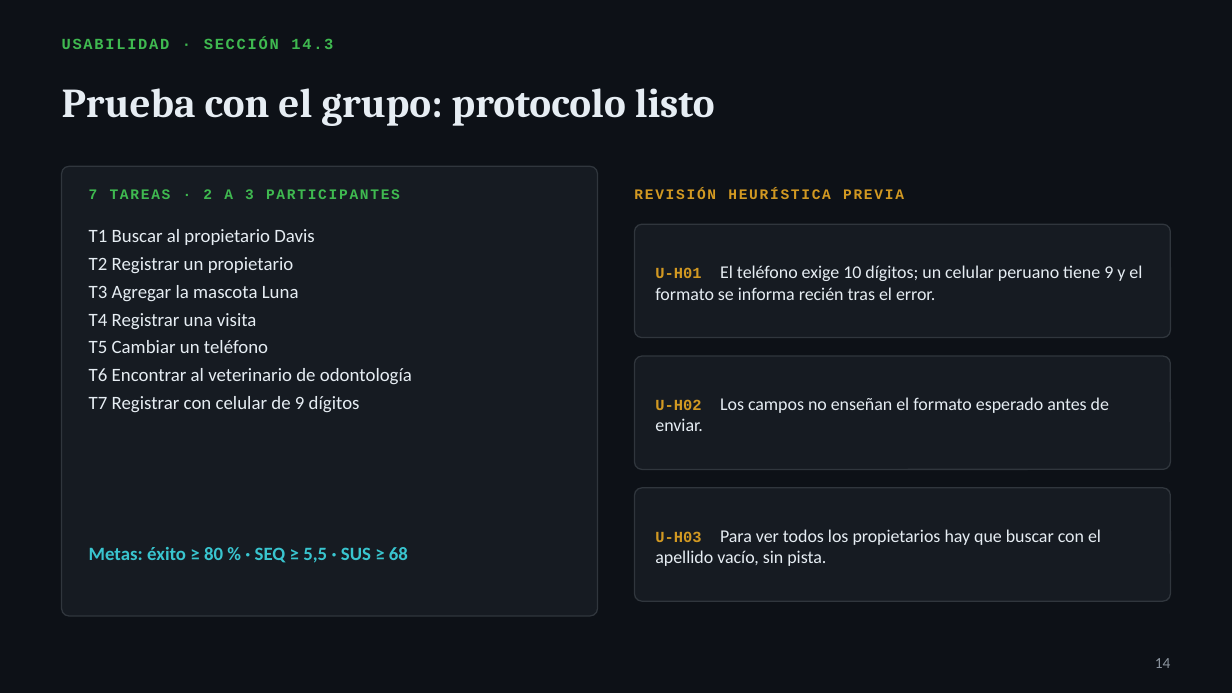
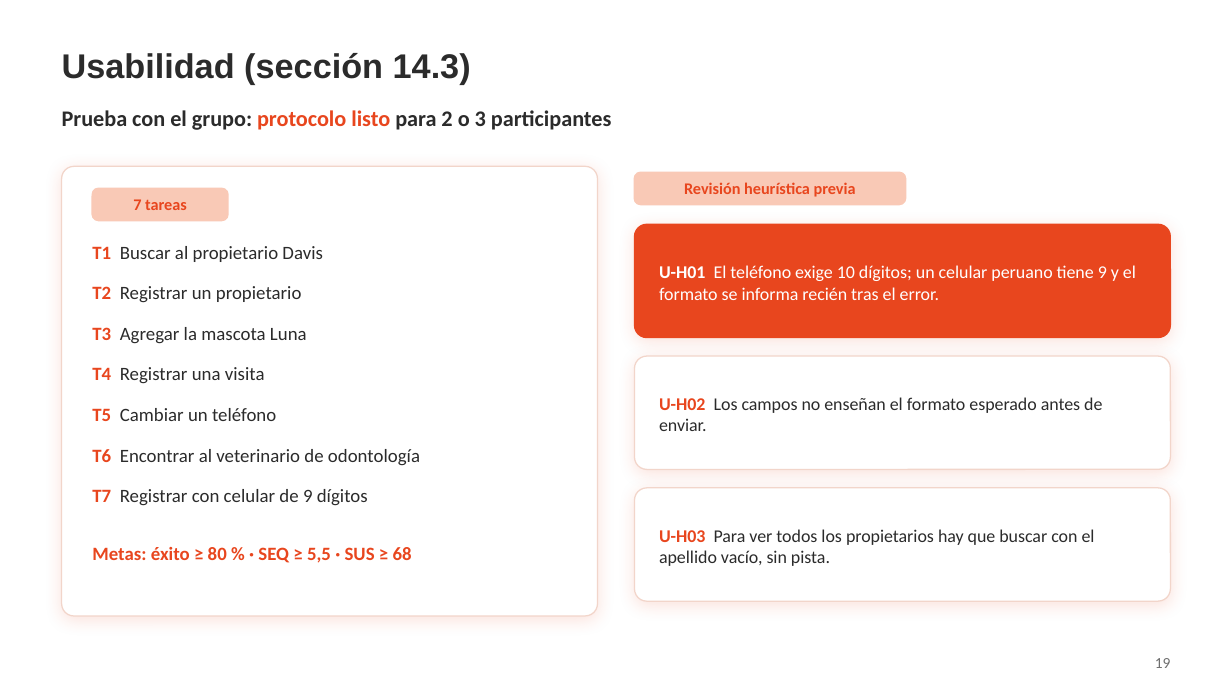
Before and after one commit to Mooneer17/spring-petclinic-apf2, a slide deck: slide 19 of presentacion/APF3_Presentacion.pptx (slide 14 before the commit). Drawn at 1232x693 pixels with LibreOffice and Linux fonts; fonts in the diff are those of the drawing; background and template pictures are left out. Boxes give left, top, right and bottom in pixels: in the first picture for what was removed or moved away, otherwise in the second. Text is boxed around its words. In the diff, an @@ line names an element or a change of style, - is before the commit and + after.

```diff
--- a/presentacion/APF3_Presentacion.pptx
+++ b/presentacion/APF3_Presentacion.pptx
@@ background #0D1117 to picture (left out) @@
@@ title at (x1=62, y1=53, x2=471, y2=84): text changed; size 9 to 20 pt; font Courier New to Arial; text colour #3FB950 to #2B2B2B @@
-USABILIDAD · SECCIÓN 14.3
+Usabilidad (sección 14.3)
@@ text at (x1=62, y1=110, x2=611, y2=130): text changed; size 24 to 13 pt; font Cambria to Calibri; text colour #E6EDF3 to #2B2B2B @@
-Prueba con el grupo: protocolo listo
+Prueba con el grupo: protocolo listo para 2 o 3 participantes
@@ rounded rectangle added at (x1=634, y1=172, x2=906, y2=205), fill #F9C9B6, outline #F9C9B6 1 pt @@
@@ vertical alignment top to middle in 3 elements at (x1=684, y1=182, x2=856, y2=197), (x1=62, y1=53, x2=471, y2=84), (x1=133, y1=199, x2=187, y2=210) @@
@@ rounded rectangle added at (x1=92, y1=188, x2=228, y2=221), fill #F9C9B6, outline #F9C9B6 1 pt @@
@@ text at (x1=133, y1=199, x2=187, y2=210): text changed; size 8.5 to 9.5 pt; font Courier New to Calibri; text colour #3FB950 to #E8461E @@
-7 TAREAS · 2 A 3 PARTICIPANTES
+7 tareas
@@ text at (x1=684, y1=182, x2=856, y2=197): text changed; size 8.5 to 9.5 pt; font Courier New to Calibri; text colour #D29922 to #E8461E @@
-REVISIÓN HEURÍSTICA PREVIA
+Revisión heurística previa
@@ text removed at (x1=89, y1=229, x2=412, y2=412) @@
-T1 Buscar al propietario Davis
-T2 Registrar un propietario
-T3 Agregar la mascota Luna
-T4 Registrar una visita
-T5 Cambiar un teléfono
-T6 Encontrar al veterinario de odontología
-T7 Registrar con celular de 9 dígitos
@@ rounded rectangle at (x1=634, y1=224, x2=1170, y2=338): fill #161B22 to #E8461E; outline #30363D 0.75 pt to #E8461E 0.75 pt; shadow on; proportions changed @@
@@ text "U-H01 El teléfono exige 10 ..." at (x1=659, y1=265, x2=1136, y2=300): size 9 to 10.5 pt, font Courier New to Calibri, text colour #D29922 to #FFFFFF in "U-H01"; text colour #E6EDF3 to #FFFFFF @@
@@ text added at (x1=92, y1=246, x2=323, y2=262), 11 pt, text #2B2B2B @@
+T1 Buscar al propietario Davis
@@ text added at (x1=92, y1=286, x2=302, y2=303), 11 pt, text #2B2B2B @@
+T2 Registrar un propietario
@@ text added at (x1=92, y1=327, x2=307, y2=344), 11 pt, text #2B2B2B @@
+T3 Agregar la mascota Luna
@@ text added at (x1=92, y1=367, x2=265, y2=384), 11 pt, text #2B2B2B @@
+T4 Registrar una visita
@@ text "U-H02 Los campos no enseñan ..." at (x1=659, y1=397, x2=1102, y2=431): size 9 to 10.5 pt, font Courier New to Calibri, text colour #D29922 to #E8461E in "U-H02"; text colour #E6EDF3 to #2B2B2B @@
@@ text added at (x1=92, y1=408, x2=276, y2=421), 11 pt, text #2B2B2B @@
+T5 Cambiar un teléfono
@@ text added at (x1=92, y1=449, x2=420, y2=465), 11 pt, text #2B2B2B @@
+T6 Encontrar al veterinario de odontología
@@ text added at (x1=92, y1=489, x2=368, y2=506), 11 pt, text #2B2B2B @@
+T7 Registrar con celular de 9 dígitos
@@ fill #161B22 to #FFFFFF; outline #30363D 0.75 pt to #F2D5CA 0.75 pt; shadow on; proportions changed in 3 elements at (x1=62, y1=166, x2=598, y2=616), (x1=634, y1=356, x2=1170, y2=469), (x1=634, y1=488, x2=1170, y2=601) @@
@@ text "U-H03 Para ver todos los ..." at (x1=659, y1=529, x2=1095, y2=566): size 9 to 10.5 pt, font Courier New to Calibri, text colour #D29922 to #E8461E in "U-H03"; text colour #E6EDF3 to #2B2B2B @@
@@ text "Metas: éxito ≥ 80 % ..." at (x1=92, y1=547, x2=412, y2=563): text colour #39C5CF to #E8461E @@
@@ page number at (x1=1155, y1=658, x2=1171, y2=668): text changed; text colour #8B949E to #6E6E6E @@
-14
+19
```
Also in this commit, not shown: 17 other slides changed, 5 slides added, 1 other file.
